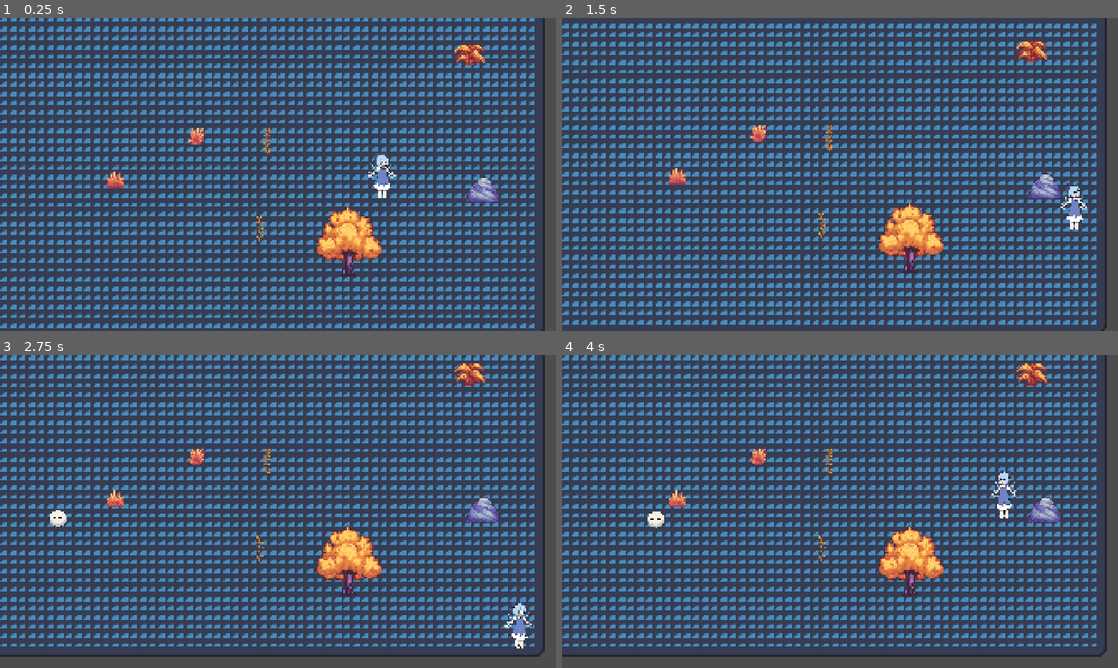
Above: before the commit, frames 1-4 (two rows, left to right).
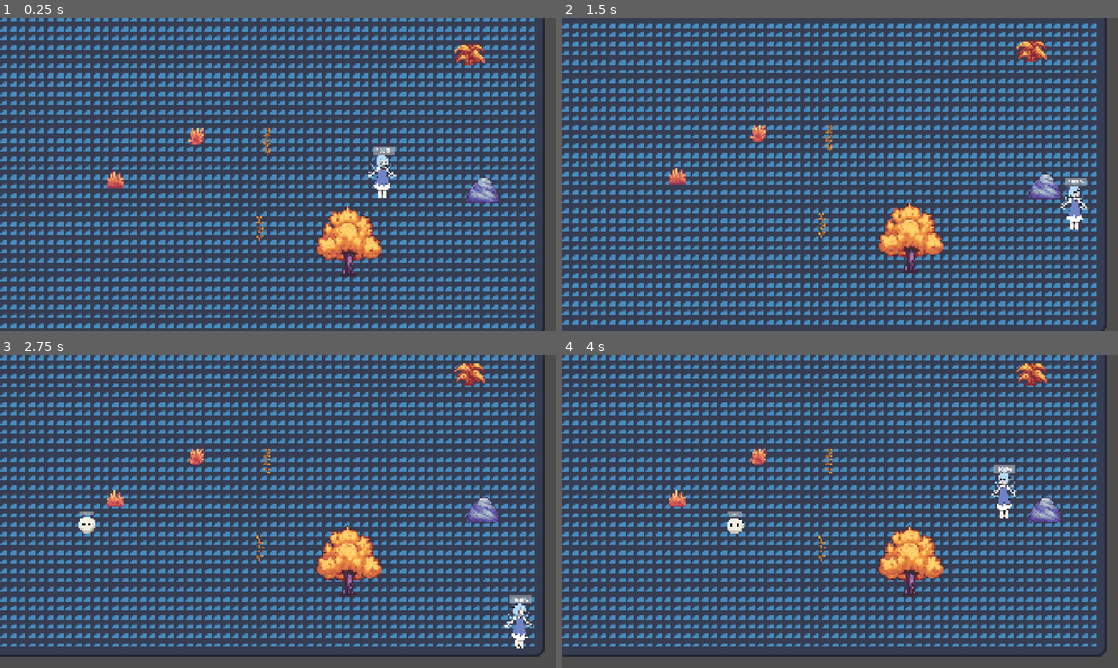
Above: after the commit, the same moments.

Repository: MELODY-TOYS/TouhouRougeLike
Game: Godot game, scene res://scenes/game/game.tscn
Two runs of this game, one before a commit and one after it. Both use one fixed random seed, a clock stepped at 60 frames per second and the inputs below. The engine's default icon, where the game draws it, is replaced by a stand-in: a white triangle on a blue panel in a dark square.
Inputs:
- Up to frame 1 (0.25 s): no input
- Up to frame 2 (1.5 s): hold Right (ui_right) 0.53-1.28 s; hold Down (ui_down) from 1.28 s (still down)
- Up to frame 3 (2.75 s): release Down (ui_down) at 2.03 s; hold Right (ui_right) from 2.03 s (still down)
- Up to frame 4 (4 s): release Right (ui_right) at 2.78 s; hold Up (ui_up) 2.78-3.53 s; hold Left (ui_left) from 3.53 s (still down)

The runs differ from the first frame. In frame 1, 0.1% of the frame differs, in the area x 67-71%, y 41-44%; in frame 2, 0.1%; in frame 3, 0.4%; in frame 4, 0.4%, in the area x 15-82%, y 35-58%.

Commit message:
feat(Core Gameplay): 实现完整的属性系统与碰撞伤害循环
本次提交完成了游戏核心战斗循环的基础架构，实现了从数据定义到实际伤害的完整流程。

主要变更包括：

1. **属性系统 (Stats System):**
   - 新增 `Attributes.gd`，使用`enum`统一定义所有游戏属性，确保类型安全。
   - 新增 `ActorStatsData.gd` 资源，用于创建数据驱动的角色属性蓝图 (.tres 文件)。
   - 新增 `BaseStatsComponent.gd` 作为所有实体属性管理的基类，负责资源的自动克隆和初始化。
   - 分别为玩家和敌人创建了 `PlayerStatsComponent.gd` 和 `EnemyStatsComponent.gd`，并实现了各自的 `process_damage` 伤害处理逻辑。

2. **服务与组件 (Services & Components):**
   - 实现了 `ASC` (ActorStatsComponent) 全局单例，提供在游戏世界中查找任何实体`StatsComponent`的统一服务。
   - 实现了功能完备的 `HurtboxComponent.gd`，能基于计时器对范围内的目标造成持续伤害。

3. **集成与验证:**
   - 更新了敌人AI (`ChaserAI.gd`)，使其能正确地通过 `get_stat` 接口获取移动速度。
   - 更新了碰撞伤害逻辑，使其能正确地获取攻击方的伤害值，并将伤害事件派发给受击方。
   - 经过测试，从敌人`.tres`文件配置伤害，到玩家`StatsComponent`处理伤害的整个数据流已成功跑通。

Diff:
--- /dev/null
+++ b/datas/enemies/chaser_enemy_stats.tres
@@ -0,0 +1,13 @@
+[gd_resource type="Resource" script_class="ActorStatsData" load_steps=2 format=3 uid="uid://ds3d537syx58g"]
+
+[ext_resource type="Script" uid="uid://chgphkv4tf4t3" path="res://datas/stats/actor_stats_data.gd" id="1_8gnte"]
+
+[resource]
+script = ExtResource("1_8gnte")
+base_attributes = Dictionary[int, float]({
+0: 20.0,
+1: 20.0,
+5: 5.0,
+8: 120.0
+})
+metadata/_custom_type_script = "uid://chgphkv4tf4t3"
--- a/datas/enemies/placeholder_enemy_stats.tres
+++ /dev/null
@@ -1,10 +0,0 @@
-[gd_resource type="Resource" script_class="EnemyStats" load_steps=2 format=3 uid="uid://f14mi4itq1m8"]
-
-[ext_resource type="Script" uid="uid://dlt1nv802w4hd" path="res://scripts/resources/enemy_stats.gd" id="1_hsotu"]
-
-[resource]
-script = ExtResource("1_hsotu")
-max_health = 10.0
-move_speed = 50.0
-damage = 5.0
-metadata/_custom_type_script = "uid://dlt1nv802w4hd"
--- /dev/null
+++ b/datas/player/player_default_stats.tres
@@ -0,0 +1,15 @@
+[gd_resource type="Resource" script_class="ActorStatsData" load_steps=2 format=3 uid="uid://dv8r1n4vwoqcj"]
+
+[ext_resource type="Script" uid="uid://chgphkv4tf4t3" path="res://datas/stats/actor_stats_data.gd" id="1_0sguk"]
+
+[resource]
+script = ExtResource("1_0sguk")
+base_attributes = Dictionary[int, float]({
+0: 100.0,
+1: 100.0,
+3: 0.0,
+8: 250.0,
+10: 0.0,
+12: 0.0
+})
+metadata/_custom_type_script = "uid://chgphkv4tf4t3"
--- /dev/null
+++ b/datas/stats/actor_stats_data.gd
@@ -0,0 +1,9 @@
+# res://resources/stats/actor_stats_data.gd
+class_name ActorStatsData
+extends Resource
+
+# 这是核心。我们导出一个字典。
+# Godot 4 的编辑器非常强大，它会自动识别出键的类型是 Attributes.Stat 枚举，
+# 并在你添加新条目时提供一个下拉选框，这正是你想要的！
+# 值的类型是 float。
+@export var base_attributes: Dictionary[Attributes.Stat, float] = {}
--- a/project.godot
+++ b/project.godot
@@ -24,6 +24,7 @@
 
 window/size/viewport_width=1920
 window/size/viewport_height=1080
+window/size/mode=4
 window/stretch/mode="canvas_items"
 
 [layer_names]
--- a/scenes/enemies/ChaserEnemy.tscn
+++ b/scenes/enemies/ChaserEnemy.tscn
@@ -1,7 +1,11 @@
-[gd_scene load_steps=3 format=3 uid="uid://30ktq4nfbdpc"]
+[gd_scene load_steps=4 format=3 uid="uid://30ktq4nfbdpc"]
 
 [ext_resource type="PackedScene" uid="uid://dmvwkigwheu1l" path="res://scenes/enemies/EnemyBase.tscn" id="1_8jcsr"]
 [ext_resource type="Script" uid="uid://bms1r5dx4lbxn" path="res://scripts/enemies/ai/chaser_ai.gd" id="2_rc1fm"]
+[ext_resource type="Resource" uid="uid://ds3d537syx58g" path="res://datas/enemies/chaser_enemy_stats.tres" id="3_liu3w"]
 
 [node name="EnemyBase" instance=ExtResource("1_8jcsr")]
 script = ExtResource("2_rc1fm")
+
+[node name="StatsComponent" parent="." index="3"]
+stats_data = ExtResource("3_liu3w")
--- a/scenes/enemies/EnemyBase.tscn
+++ b/scenes/enemies/EnemyBase.tscn
@@ -1,12 +1,10 @@
-[gd_scene load_steps=15 format=3 uid="uid://dmvwkigwheu1l"]
+[gd_scene load_steps=11 format=3 uid="uid://dmvwkigwheu1l"]
 
 [ext_resource type="Texture2D" uid="uid://com1xv1w6nc47" path="res://assets/characters/enemies/gedama.png" id="1_n83sr"]
 [ext_resource type="Script" uid="uid://cfec3wkddab51" path="res://scripts/enemies/ai/base_enemy_ai.gd" id="1_yo2rv"]
 [ext_resource type="Script" uid="uid://8lm7rm1yrgae" path="res://scripts/enemies/enemy_stats_component.gd" id="2_76qhk"]
-[ext_resource type="Resource" uid="uid://f14mi4itq1m8" path="res://datas/enemies/placeholder_enemy_stats.tres" id="3_yo2rv"]
+[ext_resource type="PackedScene" uid="uid://6iosot4rg4nf" path="res://scenes/ui/HealthBar.tscn" id="5_auavv"]
 [ext_resource type="Script" uid="uid://ccncei5jynpug" path="res://scripts/components/hurtbox_component.gd" id="5_jco0m"]
-[ext_resource type="Script" uid="uid://dc4u72isqt26v" path="res://datas/formulas/attribute_contribution.gd" id="6_14xwe"]
-[ext_resource type="Script" uid="uid://bjnfuwsbdqb7d" path="res://datas/formulas/damage_formula.gd" id="6_auavv"]
 
 [sub_resource type="CapsuleShape2D" id="CapsuleShape2D_3h47n"]
 radius = 56.0
@@ -68,20 +66,6 @@
 &"RESET": SubResource("Animation_4kuee")
 }
 
-[sub_resource type="Resource" id="Resource_30sq3"]
-script = ExtResource("6_14xwe")
-attribute = 0
-multiplier = 1.0
-flat_bonus = 0.0
-metadata/_custom_type_script = "uid://dc4u72isqt26v"
-
-[sub_resource type="Resource" id="Resource_irrv1"]
-script = ExtResource("6_auavv")
-base_value = 0.0
-attribute_contributions = Array[ExtResource("6_14xwe")]([SubResource("Resource_30sq3")])
-final_multiplier = 1.0
-metadata/_custom_type_script = "uid://bjnfuwsbdqb7d"
-
 [node name="EnemyBase" type="CharacterBody2D" groups=["enemy"]]
 scale = Vector2(0.25, 0.25)
 collision_layer = 4
@@ -103,13 +87,17 @@
 
 [node name="StatsComponent" type="Node" parent="."]
 script = ExtResource("2_76qhk")
-stats_data = ExtResource("3_yo2rv")
 
 [node name="HurtBox" type="Area2D" parent="."]
 collision_layer = 4
 collision_mask = 2
 script = ExtResource("5_jco0m")
-damage_formula = SubResource("Resource_irrv1")
 
 [node name="CollisionShape2D" type="CollisionShape2D" parent="HurtBox"]
 shape = SubResource("CapsuleShape2D_3h47n")
+
+[node name="HealthBar" parent="." instance=ExtResource("5_auavv")]
+offset_left = -52.0
+offset_top = -96.0
+offset_right = 48.0
+offset_bottom = -69.0
--- a/scenes/game/game.tscn
+++ b/scenes/game/game.tscn
@@ -1,7 +1,7 @@
 [gd_scene load_steps=5 format=3 uid="uid://uc85g10vhygg"]
 
 [ext_resource type="Script" uid="uid://cnvg073tgj5du" path="res://scripts/game/game.gd" id="1_0sr1o"]
-[ext_resource type="PackedScene" uid="uid://cbnqmndj8bgat" path="res://scenes/levels/arena.tscn" id="1_7h61r"]
+[ext_resource type="PackedScene" uid="uid://cbnqmndj8bgat" path="res://scenes/levels/Arena.tscn" id="1_7h61r"]
 [ext_resource type="PackedScene" uid="uid://chvkds7pm7kjd" path="res://scenes/player/Player.tscn" id="2_0sr1o"]
 [ext_resource type="PackedScene" uid="uid://bn8uq4l1b40dj" path="res://scenes/systems/enemy_spawner.tscn" id="4_kelw5"]
 
--- a/scenes/player/Player.tscn
+++ b/scenes/player/Player.tscn
@@ -1,8 +1,10 @@
-[gd_scene load_steps=9 format=3 uid="uid://chvkds7pm7kjd"]
+[gd_scene load_steps=11 format=3 uid="uid://chvkds7pm7kjd"]
 
 [ext_resource type="Script" uid="uid://bdp5rg0k1d1o8" path="res://scripts/player/player.gd" id="1_gfjak"]
 [ext_resource type="Texture2D" uid="uid://cvhpgo6rsyp5a" path="res://assets/characters/001.png" id="2_gfjak"]
 [ext_resource type="Script" uid="uid://bcab4pfdv730f" path="res://scripts/player/player_stats_component.gd" id="3_4kuee"]
+[ext_resource type="Resource" uid="uid://dv8r1n4vwoqcj" path="res://datas/player/player_default_stats.tres" id="4_524rm"]
+[ext_resource type="PackedScene" uid="uid://6iosot4rg4nf" path="res://scenes/ui/HealthBar.tscn" id="5_tpg5x"]
 
 [sub_resource type="CapsuleShape2D" id="CapsuleShape2D_gfjak"]
 radius = 270.0
@@ -15,7 +17,7 @@
 tracks/0/type = "value"
 tracks/0/imported = false
 tracks/0/enabled = true
-tracks/0/path = NodePath("Sprite2D:scale")
+tracks/0/path = NodePath("View:scale")
 tracks/0/interp = 1
 tracks/0/loop_wrap = true
 tracks/0/keys = {
@@ -32,7 +34,7 @@
 tracks/0/type = "value"
 tracks/0/imported = false
 tracks/0/enabled = true
-tracks/0/path = NodePath("Sprite2D:scale")
+tracks/0/path = NodePath("View:scale")
 tracks/0/interp = 1
 tracks/0/loop_wrap = true
 tracks/0/keys = {
@@ -47,7 +49,7 @@
 tracks/0/type = "value"
 tracks/0/imported = false
 tracks/0/enabled = true
-tracks/0/path = NodePath("Sprite2D:scale")
+tracks/0/path = NodePath("View:scale")
 tracks/0/interp = 1
 tracks/0/loop_wrap = true
 tracks/0/keys = {
@@ -70,7 +72,9 @@
 script = ExtResource("1_gfjak")
 animation_blend_time = 0.1
 
-[node name="Sprite2D" type="Sprite2D" parent="."]
+[node name="View" type="Node2D" parent="."]
+
+[node name="Sprite2D" type="Sprite2D" parent="View"]
 texture_filter = 1
 texture = ExtResource("2_gfjak")
 region_rect = Rect2(0, 26.265, 0, 0)
@@ -103,3 +107,11 @@
 
 [node name="StatsComponent" type="Node" parent="."]
 script = ExtResource("3_4kuee")
+stats_data = ExtResource("4_524rm")
+
+[node name="HealthBar" parent="." instance=ExtResource("5_tpg5x")]
+offset_left = -170.0
+offset_top = -490.0
+offset_right = 200.0
+offset_bottom = -410.0
+theme_override_font_sizes/font_size = 96
--- /dev/null
+++ b/scenes/ui/HealthBar.tscn
@@ -0,0 +1,7 @@
+[gd_scene load_steps=2 format=3 uid="uid://6iosot4rg4nf"]
+
+[ext_resource type="Script" uid="uid://b52v33k8iav7j" path="res://scripts/ui/HealthBar.gd" id="1_5fhnc"]
+
+[node name="HealthBar" type="ProgressBar"]
+custom_minimum_size = Vector2(100, 20)
+script = ExtResource("1_5fhnc")
--- a/scripts/components/base_stats_component.gd
+++ b/scripts/components/base_stats_component.gd
@@ -2,11 +2,32 @@
 class_name BaseStatsComponent
 extends Node
 
-# 信号可以放在基类，因为所有StatsComponent可能都需要广播它们的状态
+# ... (信号和核心属性定义不变) ...
 signal health_updated(current_health, max_health)
 signal died(killer)
+@export var stats_data: ActorStatsData
 
-# 行为接口：任何继承我的子类，都应该能响应该函数
-func process_damage(attacker: Node, physical_source: Node, base_damage: float) -> void:
-	# 基类中的实现可以为空，或者抛出一个错误，强制子类去实现它
-	push_error("process_damage() must be implemented by the subclass!")
+func _ready():
+	if not stats_data:
+		push_error("错误：'%s' 上的Stats组件未指定stats_data！" % get_parent().name)
+		return
+
+	stats_data = stats_data.duplicate()
+
+	# --- 最直接的初始化逻辑 ---
+	# 我们相信配表数据是完整的。直接广播初始状态。
+	if stats_data.base_attributes.has(Attributes.Stat.MAX_HEALTH):
+		var max_health = get_stat(Attributes.Stat.MAX_HEALTH)
+		var current_health = get_stat(Attributes.Stat.HEALTH)
+
+		health_updated.emit(current_health, max_health)
+
+# ... (get_stat, set_stat, process_damage 方法完全不变) ...
+func get_stat(stat_to_get: Attributes.Stat) -> float:
+	return stats_data.base_attributes.get(stat_to_get, 0.0)
+
+func set_stat(stat_to_set: Attributes.Stat, value: float):
+	stats_data.base_attributes[stat_to_set] = value
+
+func process_damage(attacker: Node, physical_source: Node, base_damage: float):
+	push_error("错误：方法 process_damage() 必须被 '%s' 的子类实现！" % self.name)
--- a/scripts/components/hurtbox_component.gd
+++ b/scripts/components/hurtbox_component.gd
@@ -2,135 +2,100 @@
 class_name HurtboxComponent
 extends Area2D
 
-# --- 配置 ---
-# damage_interval: 触发伤害事件的频率（秒）。
+# -------------------- 配置 --------------------
+
+# 持续性伤害的触发间隔（秒）。
 @export var damage_interval: float = 1.0
-# target_groups:  一个字符串数组，定义了该Hurtbox会对其造成伤害的目标分组。
-#                 这提供了一个游戏逻辑层面的过滤器，即便物理层已经通过Mask进行了预过滤。
+
+# 定义此伤害区域会影响的目标分组。
 @export var target_groups: Array[String] = ["player"]
-@export var damage_formula: DamageFormula
 
+# [可选扩展] 未来可以链接一个伤害公式资源，以实现更复杂的伤害计算。
+# @export var damage_formula: DamageFormula
 
-# --- 内部状态 ---
-# owner_node:     对该组件拥有者（即攻击方）的引用，在_ready时自动获取。
+# -------------------- 内部状态 --------------------
+
+# 对该组件拥有者（即攻击方）的引用。
 var owner_node: Node
-# targets_in_range: 一个字典，用于追踪当前在范围内的目标及其专属的伤害计时器。
-#                   键是目标节点(Node2D)，值是对应的Timer节点。
+
+# 追踪当前范围内的目标及其专属的伤害计时器。
 var targets_in_range: Dictionary = {}
 
 
+# -------------------- Godot 生命周期 --------------------
+
 func _ready() -> void:
 	owner_node = get_parent()
-	# 健壮性检查：确保该组件被正确地附加到一个父节点下。
 	if not is_instance_valid(owner_node):
-		push_error("HurtboxComponent requires a parent node to function as its owner.")
-		set_physics_process(false) # 禁用自身以防止运行时错误。
+		push_error("HurtboxComponent 必须有一个父节点作为其拥有者。")
+		set_physics_process(false)
 		return
 
-	# 手动连接信号，将所有逻辑都保留在脚本内部，增强代码的自包含性。
+	# 连接信号，保持组件的自包含性。
 	body_entered.connect(_on_body_entered)
 	body_exited.connect(_on_body_exited)
 
 
+# -------------------- 信号回调 --------------------
+
 # 当一个物理实体进入范围时调用。
 func _on_body_entered(body: Node2D) -> void:
-	# 通过is_target_valid辅助函数进行验证，避免代码重复。
 	if not _is_target_valid(body) or targets_in_range.has(body):
 		return
-	# 为每一个进入的目标动态创建一个专属的Timer，以独立处理伤害间隔。
+
+	# 为每个目标动态创建专属的Timer，以独立处理伤害间隔。
 	var timer = Timer.new()
-
 	timer.wait_time = damage_interval
 	timer.autostart = true
-	add_child(timer) # Timer必须被添加到场景树才能开始计时。
-	print("DEBUG: Timer added to scene tree. Is inside tree? ", timer.is_inside_tree()) # <-- 增加打印2
+	add_child(timer)
 
-	# 使用.bind()将当前目标(body)作为参数传递给回调函数。
-	# 这使得_on_damage_tick能够准确地知道是哪个目标的计时器到期了。
+	# 使用.bind()将目标(body)传递给回调函数，以精确识别是哪个目标的计时器到期。
 	timer.timeout.connect(_on_damage_tick.bind(body))
 
-	# 记录目标和它的专属计时器，用于后续的管理（如离开时销毁）。
 	targets_in_range[body] = timer
 
-	# 立即触发第一次伤害，以提供即时的玩家反馈。
+	# 为了提供即时反馈，立即触发第一次伤害。
 	_on_damage_tick(body)
 
 
 # 当一个物理实体离开范围时调用。
 func _on_body_exited(body: Node2D) -> void:
-	# 确认离开的实体是我们正在追踪的目标。
 	if not targets_in_range.has(body):
 		return
 
-	# 从字典中获取并安全地销毁对应的计时器，防止内存泄漏和逻辑错误。
+	# 安全地销毁对应的计时器，防止内存泄漏。
 	var timer_to_remove = targets_in_range[body]
 	timer_to_remove.queue_free()
 
-	# 将目标从追踪字典中移除。
 	targets_in_range.erase(body)
 
 
+# 伤害计时器到期时调用，负责执行单次伤害逻辑。
 func _on_damage_tick(body: Node2D) -> void:
-
-	# --- DEBUG 探针 #1: 函数入口 ---
-	# 确认函数被成功调用，以及目标(body)是谁。
-	print("--- DAMAGE TICK START ---")
-	print("Tick Target: ", body)
-
-	# 1. 健壮性检查：确保目标在场景中依然有效。
+	# 健壮性检查：在造成伤害前，再次确认所有参与方是否依然有效。
 	if not is_instance_valid(body):
-		print("DEBUG: Target is no longer valid. Cleaning up timer.")
-		_on_body_exited(body)
+		_on_body_exited(body) # 如果目标失效，执行清理逻辑
 		return
 
-	# 2. 获取目标的“处理部门” (StatsComponent)
-	print("DEBUG: Attempting to get stats from target: ", body.name)
 	var target_stats = ASC.get_stats_component_from(body)
-
-	# --- DEBUG 探针 #2: 目标StatsComponent获取结果 ---
-	if not target_stats:
-		# 如果获取失败，打印错误并退出，这是关键的调试信息。
-		print(">> ERROR: Failed to get StatsComponent from target '%s'. Aborting damage tick." % body.name)
-		return
-	else:
-		print(">> SUCCESS: Found target_s StatsComponent: ", target_stats)
-
-	# 3. 获取攻击方的“后勤部门” (StatsComponent)
-	print("DEBUG: Attempting to get stats from owner: ", owner_node.name)
 	var attacker_stats = ASC.get_stats_component_from(owner_node)
 
-	# --- DEBUG 探针 #3: 攻击方StatsComponent获取结果 ---
-	if not attacker_stats:
-		print(">> ERROR: Failed to get StatsComponent from owner '%s'. Aborting damage tick." % owner_node.name)
+	if not target_stats or not attacker_stats:
+		# 如果任何一方没有属性组件，则无法继续伤害流程。
 		return
-	else:
-		print(">> SUCCESS: Found attacker_s StatsComponent: ", attacker_stats)
 
-	# 4. 准备所有需要传递的参数
-	var attacker = owner_node
-	var physical_source = self
+	# 从攻击方的属性中获取基础伤害值。
+	# 我们假设碰撞伤害属于 MELEE_DAMAGE 类别。
+	var base_damage = attacker_stats.get_stat(Attributes.Stat.MELEE_DAMAGE)
 
-	# a. 从攻击方的StatsComponent获取基础伤害值
-	print("DEBUG: Getting 'damage' attribute from attacker_s stats...")
-	var base_damage = attacker_stats.get_attribute_value(&"damage")
+	# 将伤害事件派发给目标，由目标自己处理最终的减伤和状态变化。
+	target_stats.process_damage(owner_node, self, base_damage)
 
-	# --- DEBUG 探针 #4: 伤害值获取结果 ---
-	print(">> INFO: Calculated base_damage: ", base_damage)
+# -------------------- 辅助函数 --------------------
 
-	# 5. 直接调用目标的process_damage函数，传递所有参数
-	print("DEBUG: Calling process_damage on target_stats...")
-	target_stats.process_damage(attacker, physical_source, base_damage)
-	print("--- DAMAGE TICK END ---")
-
-
-# 辅助函数，用于检查一个节点是否属于我们定义的目标分组之一。
+# 检查一个节点是否属于我们定义的目标分组之一。
 func _is_target_valid(body: Node2D) -> bool:
-	# --- 结束Debug打印 ---
-
 	for group in target_groups:
 		if body.is_in_group(group):
-			print("DEBUG: Match found! Body is in group: ", group) # <-- 成功的打印
 			return true
-
-	print("DEBUG: No match found. Target is not valid.") # <-- 失败的打印
 	return false
--- a/scripts/core/attributes.gd
+++ b/scripts/core/attributes.gd
@@ -1,28 +1,38 @@
 # res://scripts/core/attributes.gd
-# 这是一个全局的属性定义文件。所有属性都在这里注册。
 class_name Attributes
 
-# 使用 enum 来创建我们的全局属性列表
 enum Stat {
-	# --- 核心属性 ---
-	HEALTH,
-	MAX_HEALTH,
+	# ==================================================================
+	# 类别一：基础属性 (Base Stats)
+	# ==================================================================
 
-	# --- 进攻属性 ---
-	DAMAGE,
-	ATTACK_SPEED,
-	CRIT_CHANCE,
+	# --- 生存 ---
+	MAX_HEALTH,           # 最大生命值
+	HEALTH,               # 当前生命值
+	HEALTH_REGEN,         # 每秒生命回复
+	ARMOR,                # 护甲
+	DODGE_CHANCE,         # 闪避几率
 
-	# --- 防御属性 ---
-	ARMOR,
-	DODGE_CHANCE,
+	# --- 伤害 (按类型细分) ---
+	MELEE_DAMAGE,         # 近战伤害
+	RANGED_DAMAGE,        # 远程伤害
+	ELEMENTAL_DAMAGE,     # 元素伤害
 
-	# --- 主要属性 ---
-	STRENGTH,
-	DEXTERITY,
-	INTELLIGENCE,
+	# --- 通用 ---
+	MOVE_SPEED,           # 移动速度
+	ATTACK_SPEED,         # 攻击速度 (通常是百分比)
+	CRIT_CHANCE,          # 暴击几率
+	CRIT_DAMAGE,          # 暴击伤害倍率
 
-	# --- 其他 ---
-	MOVE_SPEED,
-	LUCK
+	# ==================================================================
+	# 类别二：特殊与功能性属性 (Special & Utility Stats)
+	# ==================================================================
+
+	LUCK,                 # 幸运
+	XP_GAIN_PERCENT,      # 经验获取百分比加成
+	MONEY_GAIN_PERCENT,   # 金钱获取百分比加成
+	PICKUP_RADIUS,        # 拾取范围
+	LIFE_STEAL,           # 生命偷取
+
+
 }
--- a/scripts/enemies/ai/chaser_ai.gd
+++ b/scripts/enemies/ai/chaser_ai.gd
@@ -43,7 +43,7 @@
 	# 从StatsComponent获取最新的移动速度。
 	# 这样做的好处是，如果未来有buff或debuff改变了stats.move_speed，
 	# 敌人会立刻以新的速度移动。
-	var move_speed = stats.move_speed
+	var move_speed = stats.get_stat(Attributes.Stat.MOVE_SPEED)
 
 	# 计算从当前位置到目标位置的方向向量。
 	var direction = global_position.direction_to(target.global_position)
--- a/scripts/enemies/enemy_stats_component.gd
+++ b/scripts/enemies/enemy_stats_component.gd
@@ -1,51 +1,26 @@
 # res://scripts/enemies/enemy_stats_component.gd
-# (或者 res://scripts/components/stats_component.gd，以你的文件路径为准)
 class_name EnemyStatsComponent
-extends BaseStatsComponent # <-- 修改 #1: 继承基类，融入ASC系统
+extends BaseStatsComponent
 
-signal health_changed(current_health, max_health)
-
-# --- 数据链接 ---
-# 我们继续使用你已经定义好的EnemyStats资源
-@export var stats_data: EnemyStats
-
-# --- 运行时状态 ---
-var current_health: float
-var move_speed:float
-var damage:float
-
-# --- Godot 生命周期函数 ---
-func _ready() -> void:
-	# 检查是否忘记在编辑器里拖入属性表
-	if not stats_data:
-		push_error("EnemyStatsComponent has no stats_data resource assigned!")
+# 覆写基类定义的“伤害处理”接口
+func process_damage(attacker: Node, physical_source: Node, base_damage: float) -> void:
+	var health = get_stat(Attributes.Stat.HEALTH)
+	if health <= 0:
 		return
 
-	# 用“属性表”上的数据来初始化当前状态
-	current_health = stats_data.max_health
-	move_speed=stats_data.move_speed
-	damage=stats_data.damage
-# --- 核心接口实现 ---
-# 修改 #2: 我们实现process_damage，而不是take_damage
-func process_damage(attacker: Node, physical_source: Node, base_damage: float) -> void:
-	if current_health <= 0: return
+	var max_health = get_stat(Attributes.Stat.MAX_HEALTH)
 
-	# 这里的减伤逻辑暂时简化，未来可以从stats_data里读取护甲
+	# --- 敌人相对简单的伤害计算逻辑 ---
+	# 敌人暂时没有复杂的减伤，直接受到基础伤害
 	var final_damage = base_damage
 
-	current_health = max(0, current_health - final_damage)
+	# 应用最终伤害
+	health = max(0.0, health - final_damage)
+	set_stat(Attributes.Stat.HEALTH, health)
 
-	health_changed.emit(current_health, stats_data.max_health)
-	print("%s 受到了来自 '%s' 的 %s 点最终伤害！" % [get_parent().name, attacker.name, final_damage])
+	# 广播状态变化
+	health_updated.emit(health, max_health)
 
-	if current_health == 0:
+	# 检查死亡
+	if health == 0.0:
 		died.emit(attacker)
-
-# 修改 #3: 我们实现get_attribute_value，以符合基类接口
-func get_attribute_value(attribute_name: StringName) -> float:
-	# 我们直接从stats_data资源中安全地获取值
-	if stats_data and stats_data.has(attribute_name):
-		return stats_data.get(attribute_name)
-
-	push_warning("Attempted to get attribute '%s' from '%s', but it was not found." % [attribute_name, get_parent().name])
-	return 0.0
--- a/scripts/player/player.gd
+++ b/scripts/player/player.gd
@@ -4,7 +4,8 @@
 @export var animation_blend_time=0.2
 var facing_direction: int = 1
 
-@onready var sprite_2d: Sprite2D = $Sprite2D
+@onready var view: Node2D = $View
+@onready var sprite_2d: Sprite2D = $View/Sprite2D
 @onready var animation_player: AnimationPlayer = $AnimationPlayer
 # 获取对 Camera2D 的引用
 @onready var camera_2d: Camera2D = $Camera2D
--- a/scripts/player/player_stats_component.gd
+++ b/scripts/player/player_stats_component.gd
@@ -2,14 +2,32 @@
 class_name PlayerStatsComponent
 extends BaseStatsComponent
 
-# 我们暂时不需要任何属性，只需要一个能响应伤害的函数。
+# 覆写基类定义的“伤害处理”接口
+func process_damage(attacker: Node, physical_source: Node, base_damage: float) -> void:
+	var health = get_stat(Attributes.Stat.HEALTH)
+	if health <= 0:
+		return # 如果已经死亡，不再处理伤害
 
-# 实现基类定义的“伤害处理”接口
-func process_damage(attacker: Node, physical_source: Node, base_damage: float):
-	# 从信息包中解包出我们需要的信息
+	var max_health = get_stat(Attributes.Stat.MAX_HEALTH)
 
-	# --- 核心验证步骤 ---
-	# 在控制台打印出一条清晰的日志，证明伤害事件已成功送达。
-	print("玩家受到了来自 '%s' 的 %s 点伤害！" % [attacker.name, base_damage])
+	# --- 玩家独有的、复杂的伤害减免逻辑 ---
+	# 1. 计算护甲减伤
+	var armor = get_stat(Attributes.Stat.ARMOR)
+	var final_damage = max(1.0, base_damage - armor) # 保证至少造成1点伤害
 
-	# 暂时不做任何扣血操作，只打印信息。
+	# [未来扩展] 2. 计算闪避
+	# var dodge_chance = get_stat(Attributes.Stat.DODGE_CHANCE)
+	# if randf() < dodge_chance / 100.0:
+	#     # 播放闪避特效/音效
+	#     return # 闪避成功，提前结束函数
+
+	# 应用最终伤害
+	health = max(0.0, health - final_damage)
+	set_stat(Attributes.Stat.HEALTH, health)
+
+	# 广播状态变化
+	health_updated.emit(health, max_health)
+
+	# 检查死亡
+	if health == 0.0:
+		died.emit(attacker)
--- a/scripts/resources/enemy_stats.gd
+++ /dev/null
@@ -1,12 +0,0 @@
-# res://scripts/resources/enemy_stats.gd
-class_name EnemyStats # class_name 让我们可以在Godot里直接创建这种类型的资源
-extends Resource
-
-@export_group("Health")
-@export var max_health: float = 10.0
-
-@export_group("Movement")
-@export var move_speed: float = 50.0
-
-@export_group("Combat")
-@export var damage: float = 5.0
--- /dev/null
+++ b/scripts/ui/HealthBar.gd
@@ -0,0 +1,57 @@
+# res://scenes/ui/health_bar.gd
+class_name HealthBar
+extends ProgressBar
+
+# -------------------- Godot 生命周期 --------------------
+
+func _ready() -> void:
+	# 默认隐藏，在找到有效目标前，不应该显示。
+	visible = false
+
+	# --- "即插即用"的核心逻辑 ---
+	# 作为一个“组件”，它的首要任务是服务于它的直接父节点。
+	var owner = get_parent()
+
+	# 安全检查：确保父节点存在。
+	if not is_instance_valid(owner):
+		push_warning("HealthBar: 必须被附加到一个父节点下才能自动工作。")
+		return
+
+	# 使用ASC服务，从父节点身上查找StatsComponent。
+	var stats_component = ASC.get_stats_component_from(owner)
+
+	# 如果成功找到了，就自动激活自己。
+	if is_instance_valid(stats_component):
+		track_stats(stats_component)
+	else:
+		# 这是一个有用的警告：你把血条放到了一个没有属性的物体上。
+		push_warning("HealthBar: 在父节点 '%s' 上未能找到StatsComponent。" % owner.name)
+
+
+# -------------------- 公共接口 (依然保留) --------------------
+
+# 这个函数现在有两个作用：
+# 1. 被_ready()内部调用，以完成自动激活。
+# 2. 依然可以被外部系统（如HUD）调用，来手动覆写追踪目标。
+func track_stats(stats_component: BaseStatsComponent):
+	if not is_instance_valid(stats_component):
+		push_warning("HealthBar: 尝试追踪一个无效的StatsComponent。")
+		visible = false
+		return
+
+	# 连接到目标的health_updated信号。
+	if not stats_component.health_updated.is_connected(_on_health_updated):
+		stats_component.health_updated.connect(_on_health_updated)
+
+	# 立即用目标的当前状态，更新一次血条的初始外观。
+	var initial_max = stats_component.get_stat(Attributes.Stat.MAX_HEALTH)
+	var initial_health = stats_component.get_stat(Attributes.Stat.HEALTH)
+	_on_health_updated(initial_health, initial_max)
+
+	visible = true
+
+# -------------------- 信号回调 --------------------
+
+func _on_health_updated(current_health: float, max_health: float):
+	max_value = max_health
+	value = current_health
Not shown, added: datas/stats/actor_stats_data.gd.uid
Not shown, removed: scripts/resources/enemy_stats.gd.uid
Not shown, added: scripts/ui/HealthBar.gd.uid
